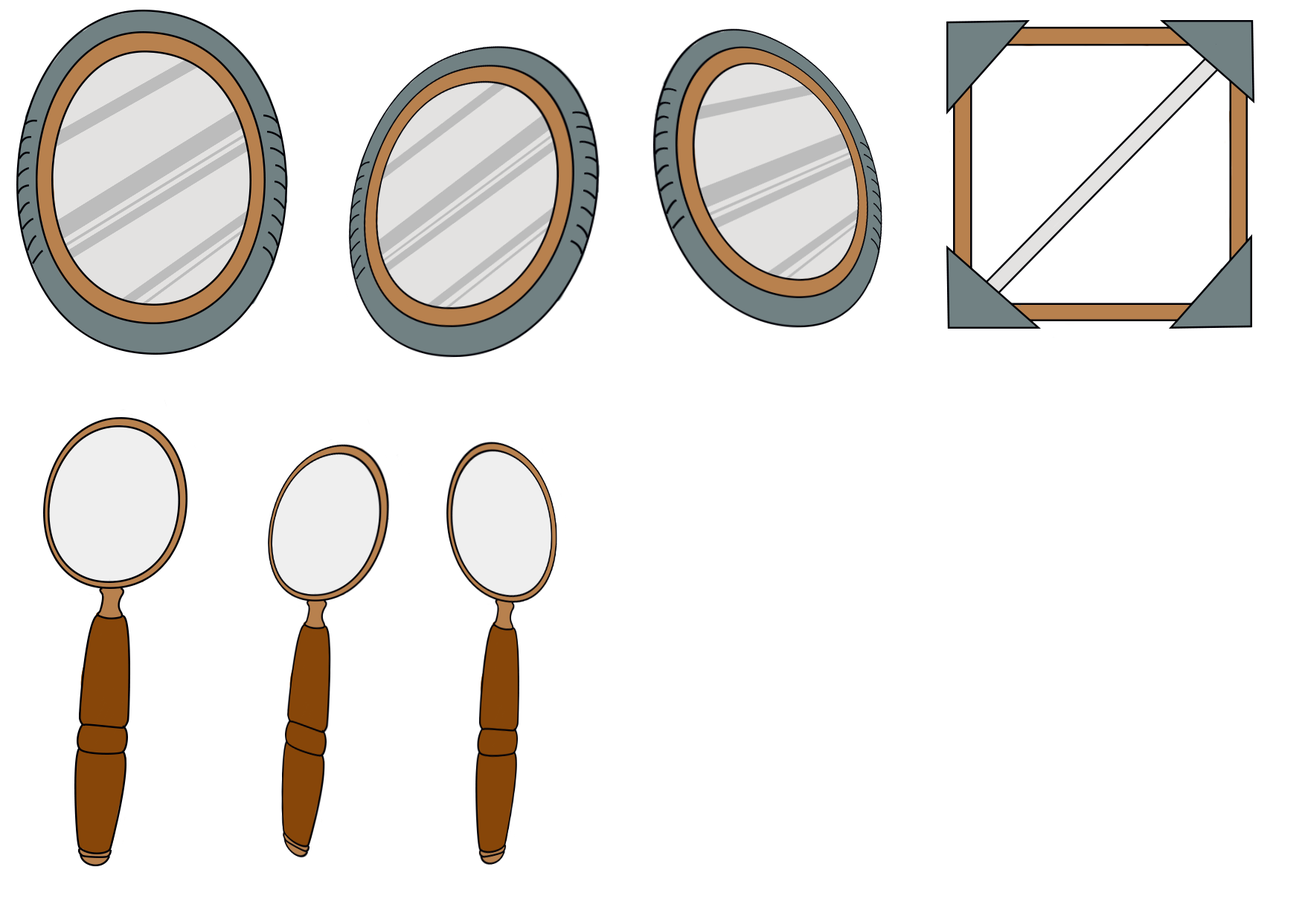
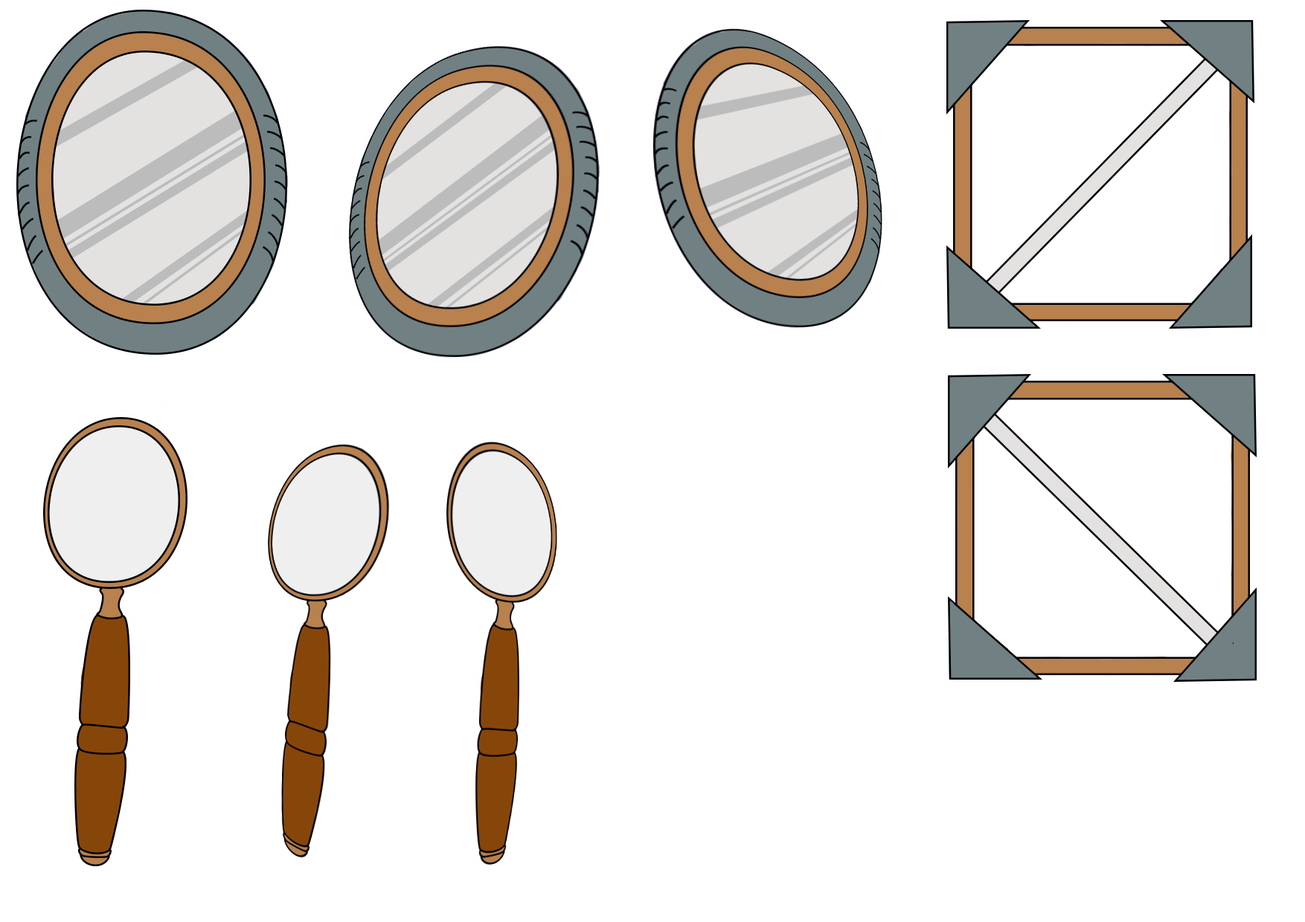
Layer changes from the first 1305 × 922 image to the second:
added group "Mirror Box" (1st of 2) with 11 layers above "Mirror Box" over (x1=938, y1=374, x2=1257, y2=683)
added layer "Line 1 copy" (1st of 2, in "Mirror Box") in group "Mirror Box" over (x1=982, y1=425, x2=1208, y2=646)
added layer "Line 1 copy 2" (1st of 2, in "Mirror Box") in group "Mirror Box" over (x1=993, y1=413, x2=1219, y2=634)
added layer "Triangle 1 copy 3" (1st of 2, in "Mirror Box") in group "Mirror Box" over (x1=1161, y1=374, x2=1257, y2=458)
added layer "Triangle 1 copy 2" (1st of 2, in "Mirror Box") in group "Mirror Box" over (x1=947, y1=374, x2=1031, y2=469)
added layer "Triangle 1 copy" (1st of 2, in "Mirror Box") in group "Mirror Box" over (x1=947, y1=596, x2=1043, y2=680)
added layer "Triangle 1" (1st of 2, in "Mirror Box") in group "Mirror Box" over (x1=1173, y1=587, x2=1257, y2=683)
added layer "Rectangle 2 copy" (1st of 2, in "Mirror Box") in group "Mirror Box" over (x1=972, y1=397, x2=1234, y2=660)
added layer "Rectangle 2" (1st of 2, in "Mirror Box") in group "Mirror Box" over (x1=955, y1=380, x2=1250, y2=676)
added layer "Layer 17" in group "Mirror Box" over (x1=984, y1=415, x2=1217, y2=646)
added layer "Layer 16" in group "Mirror Box" over (x1=938, y1=374, x2=1257, y2=683)
painted on "Shape 23" over (x1=95, y1=744, x2=128, y2=755)
painted on "Shape 22" over (x1=125, y1=626, x2=128, y2=638)
painted on "Shape 20 copy" over (x1=45, y1=419, x2=118, y2=567)
painted on "Shape 20" over (x1=47, y1=426, x2=118, y2=582)
hid "Background" over (x1=45, y1=374, x2=1257, y2=864)
